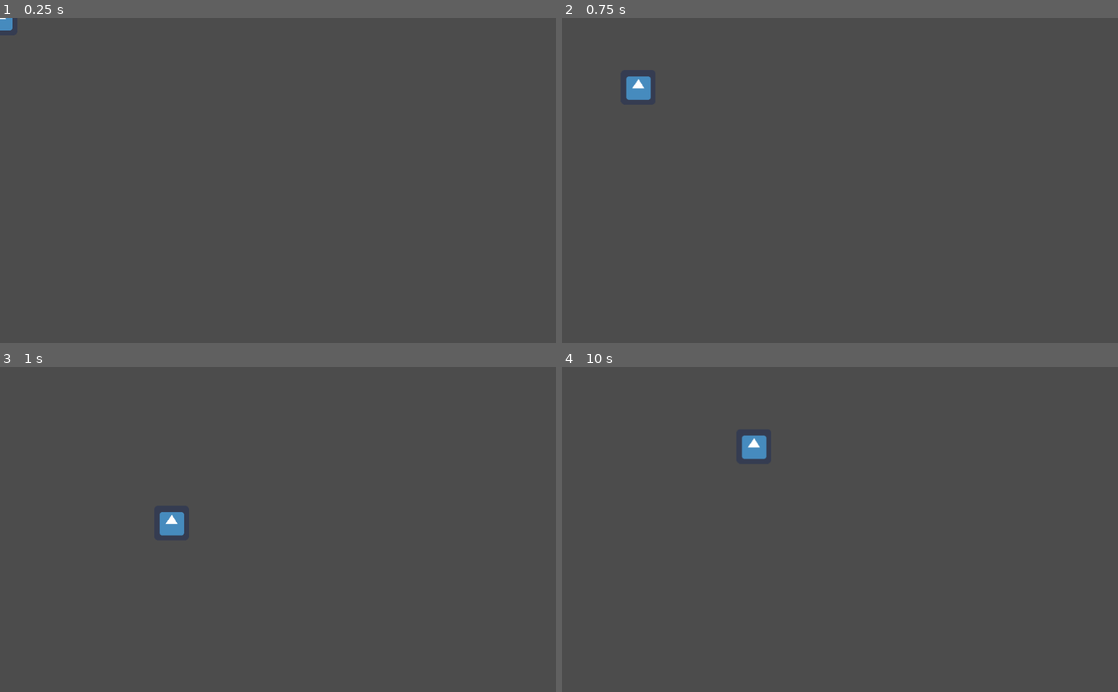
Above: before the commit, frames 1-4 (two rows, left to right).
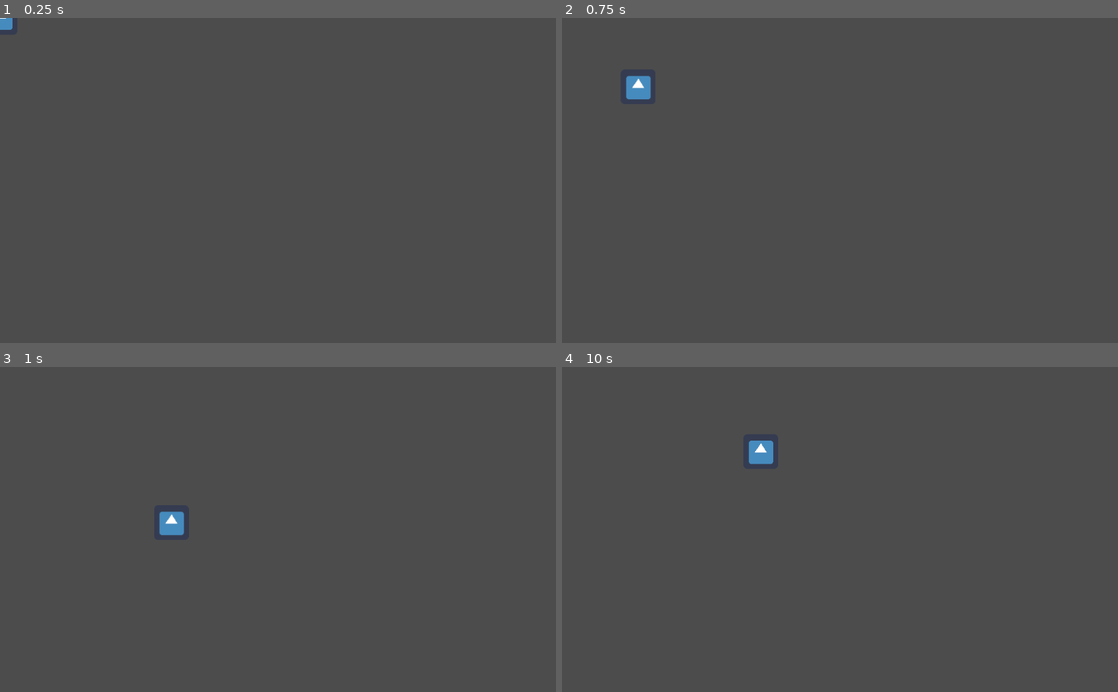
Above: after the commit, the same moments.

Repository: savenger/heimwerker
Game: Godot game, scene res://Sink.tscn
The game is run twice, just before and just after one commit, with the same random seed, the same clock (stepped at 60 frames per second) and the same inputs. The engine's default icon, where the game draws it, is replaced by a stand-in: a white triangle on a blue panel in a dark square.
Inputs (mouse positions are in pixels of both pictures, inside the frame that each line leads up to):
- Up to frame 1 (0.25 s): no input
- Up to frame 2 (0.75 s): tap Enter at 0.5 s; move the mouse to (812, 245) at 0.52 s; press the mouse at (812, 245) at 0.53 s
- Up to frame 3 (1 s): no input
- Up to frame 4 (10 s): move the mouse to (1006, 578) at 1.27 s; release the mouse at (1006, 578) at 1.28 s; click (1006, 578) at 1.35 s; tap Space at 2, 4.25, 6.5 s; move the mouse to (673, 480) at 2.02 s; press the mouse at (673, 480) at 2.03 s; move the mouse to (867, 529) at 2.77 s; release the mouse at (867, 529) at 2.78 s; click (867, 529) at 2.85 s; tap Enter at 3.5, 5.75 s; move the mouse to (756, 448) at 3.52 s; press the mouse at (756, 448) at 3.53 s; move the mouse to (962, 513) at 4.27 s; release the mouse at (962, 513) at 4.28 s; click (962, 513) at 4.35 s; move the mouse to (728, 545) at 5.02 s; press the mouse at (728, 545) at 5.03 s; move the mouse to (895, 458) at 5.77 s; release the mouse at (895, 458) at 5.78 s; click (895, 458) at 5.85 s; move the mouse to (812, 594) at 6.52 s; press the mouse at (812, 594) at 6.53 s; move the mouse to (1006, 578) at 7.27 s; release the mouse at (1006, 578) at 7.28 s; click (1006, 578) at 7.35 s; move the mouse to (673, 480) at 8.02 s; press the mouse at (673, 480) at 8.03 s; move the mouse to (867, 529) at 8.77 s; release the mouse at (867, 529) at 8.78 s; click (867, 529) at 8.85 s; move the mouse to (756, 448) at 9.52 s; press the mouse at (756, 448) at 9.53 s

The runs differ from the first frame. In frame 1, less than 0.1% of the frame differs, in the area x 0-3%, y 0-4%; in frame 2, less than 0.1%; in frame 3, less than 0.1%; in frame 4, 0.4%, in the area x 32-38%, y 20-30%.

Commit message:
improvements

Diff:
--- a/KinematicBody2D.gd
+++ b/KinematicBody2D.gd
@@ -14,3 +14,4 @@
 	# look_at(target)
 	if position.distance_to(target) > 10:
 		velocity = move_and_slide(velocity)
+	print(position)
--- a/Pipe.gd
+++ /dev/null
@@ -1 +0,0 @@
-extends Sprite
--- a/Pipe.tscn
+++ b/Pipe.tscn
@@ -1,18 +1,36 @@
-[gd_scene load_steps=4 format=2]
+[gd_scene load_steps=6 format=2]
 
 [ext_resource path="res://icon.png" type="Texture" id=1]
 [ext_resource path="res://KinematicBody2D.gd" type="Script" id=2]
+[ext_resource path="res://PipeArea.gd" type="Script" id=3]
 
-[sub_resource type="RectangleShape2D" id=1]
-extents = Vector2( 31, 10 )
+[sub_resource type="RectangleShape2D" id=4]
+extents = Vector2( 34, 33 )
+
+[sub_resource type="RectangleShape2D" id=3]
+extents = Vector2( 35, 32 )
 
 [node name="Pipe" type="Node2D"]
+__meta__ = {
+"_edit_group_": true
+}
 
-[node name="KinematicBody2D" type="KinematicBody2D" parent="."]
+[node name="Node" type="Node" parent="."]
+
+[node name="PipeArea" type="Area2D" parent="Node"]
+script = ExtResource( 3 )
+
+[node name="CollisionShape2D" type="CollisionShape2D" parent="Node/PipeArea"]
+shape = SubResource( 4 )
+
+[node name="PipeBody" type="Node" parent="."]
+
+[node name="KinematicBody2D" type="KinematicBody2D" parent="PipeBody"]
+position = Vector2( 0, -1 )
 script = ExtResource( 2 )
 
-[node name="CollisionShape2D" type="CollisionShape2D" parent="KinematicBody2D"]
-shape = SubResource( 1 )
+[node name="CollisionShape2D" type="CollisionShape2D" parent="PipeBody/KinematicBody2D"]
+shape = SubResource( 3 )
 
-[node name="Sprite" type="Sprite" parent="KinematicBody2D/CollisionShape2D"]
+[node name="Sprite" type="Sprite" parent="PipeBody/KinematicBody2D"]
 texture = ExtResource( 1 )
--- /dev/null
+++ b/PipeArea.gd
@@ -0,0 +1,7 @@
+extends Area2D
+
+func _input_event(_viewport, event, _shape_idx):
+	if event is InputEventMouseButton \
+	and event.button_index == BUTTON_RIGHT \
+	and event.is_pressed():
+		rotate(PI/2.0)
--- /dev/null
+++ b/Sink.gd
@@ -0,0 +1,17 @@
+extends Node2D
+
+
+# Declare member variables here. Examples:
+# var a = 2
+# var b = "text"
+
+
+# Called when the node enters the scene tree for the first time.
+func _ready():
+	# get_node("GridContainer/Pipe2").draw_set_transform(Vector2(200, 50), 0.0, Vector2(1,1))
+	pass
+
+
+# Called every frame. 'delta' is the elapsed time since the previous frame.
+#func _process(delta):
+#	pass
--- a/Sink.tscn
+++ b/Sink.tscn
@@ -1,7 +1,9 @@
-[gd_scene load_steps=2 format=2]
+[gd_scene load_steps=3 format=2]
 
 [ext_resource path="res://Pipe.tscn" type="PackedScene" id=1]
+[ext_resource path="res://Sink.gd" type="Script" id=3]
 
 [node name="Sink" type="Node2D"]
+script = ExtResource( 3 )
 
 [node name="Pipe" parent="." instance=ExtResource( 1 )]
